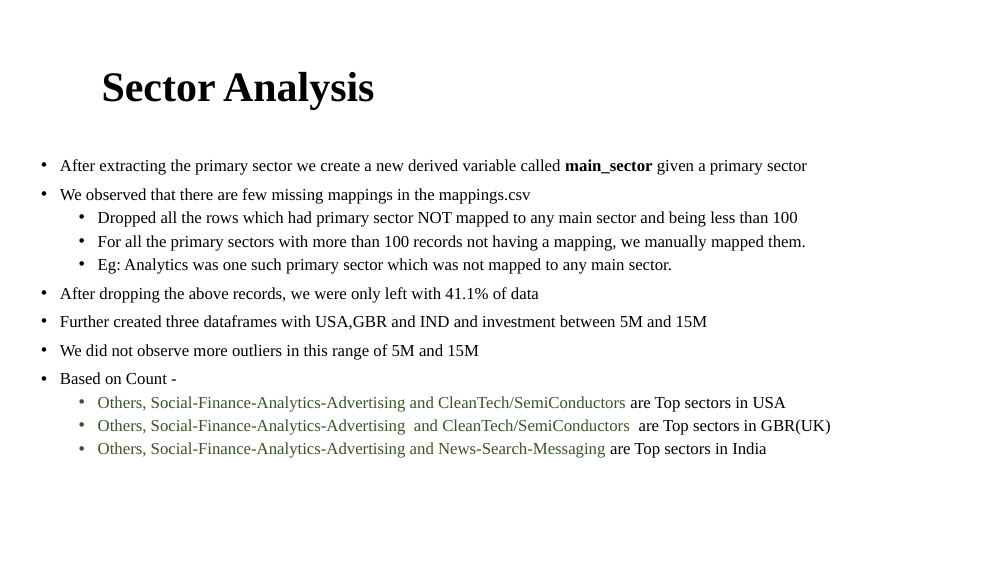
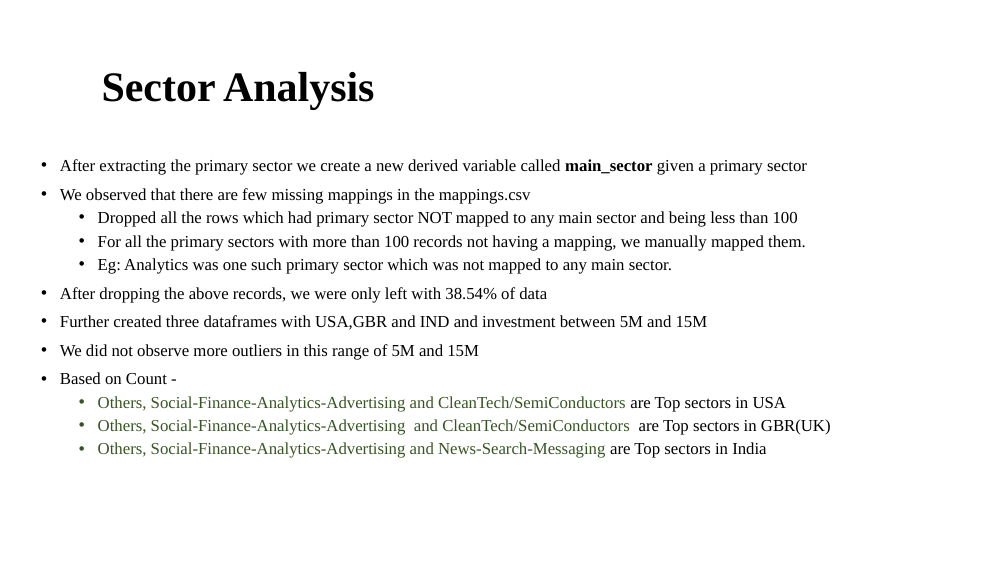
Before and after one commit to sameerg07/EDA_SparkFunds, a slide deck: slide 7 of Data/INVEST.pptx. Drawn at 1008x567 pixels with LibreOffice and Linux fonts; fonts in the diff are those of the drawing; background and template pictures are left out. Boxes give left, top, right and bottom in pixels: in the first picture for what was removed or moved away, otherwise in the second. Text is boxed around its words. In the diff, an @@ line names an element or a change of style, - is before the commit and + after.

```diff
--- a/Data/INVEST.pptx
+++ b/Data/INVEST.pptx
@@ text at (60,287,547,303): text changed @@
-• After dropping the above records, we were only left with 41.1% of data
+• After dropping the above records, we were only left with 38.54% of data
```
Also in this commit, not shown: 8 other slides changed, 8 other files.
